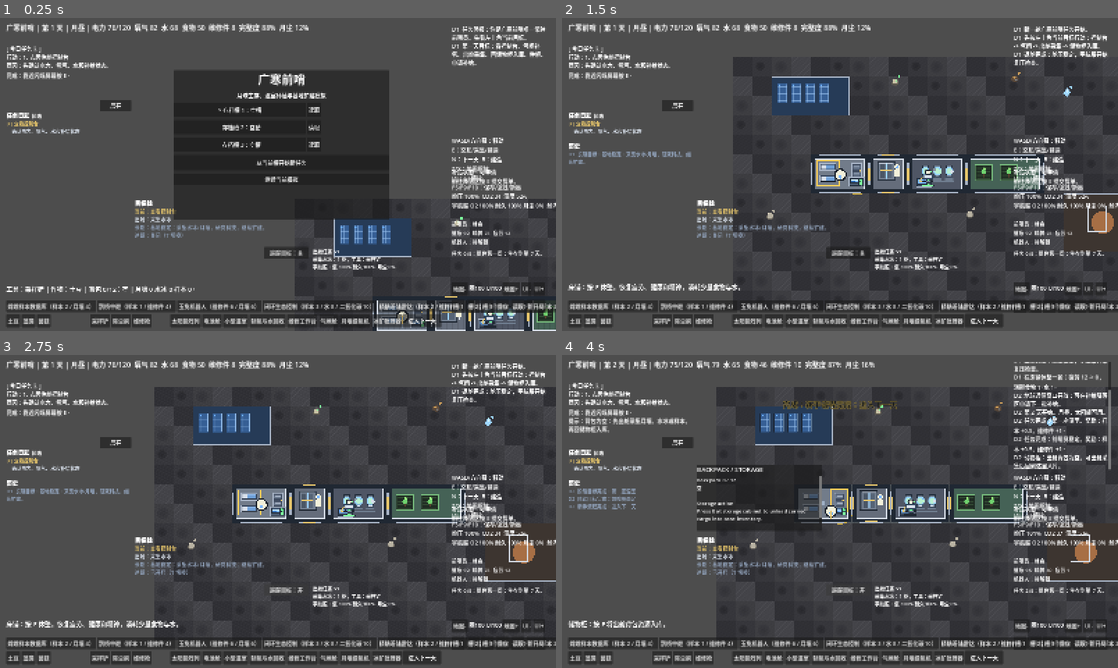
Above: before the commit, frames 1-4 (two rows, left to right).
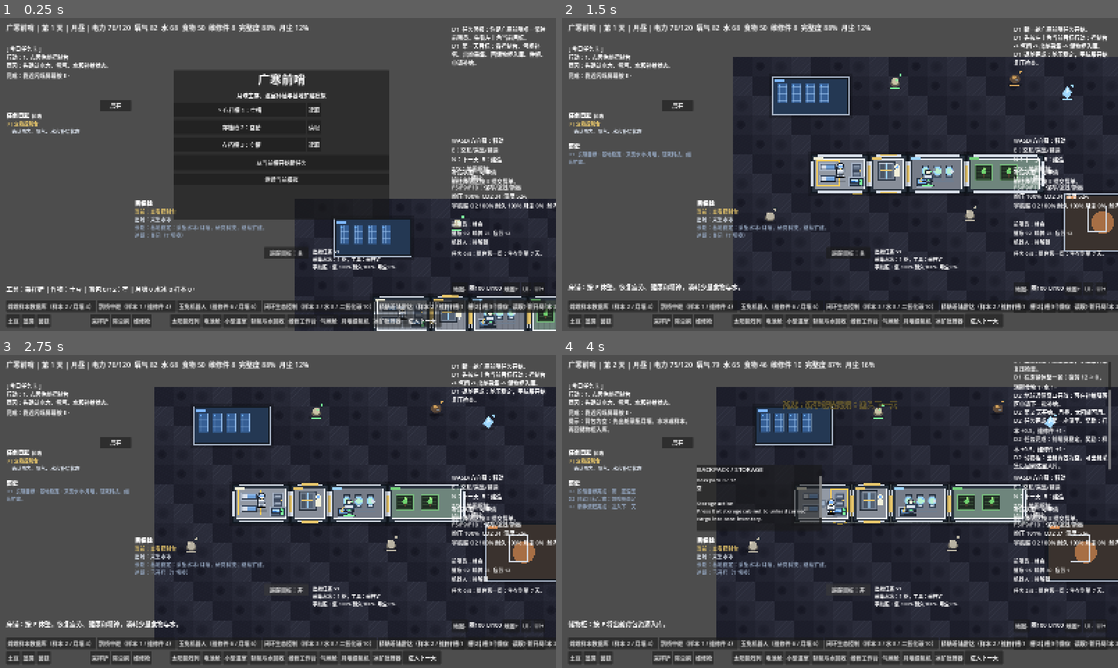
Above: after the commit, the same moments.

Repository: chinnseii/guanghan-outpost
Game: Godot game, scene res://scenes/main.tscn
The game is run twice, just before and just after one commit, with the same random seed, the same clock (stepped at 60 frames per second) and the same inputs.
Inputs:
- Up to frame 1 (0.25 s): no input
- Up to frame 2 (1.5 s): click "从当前槽开始新任务" at 0.5 s; click "知道了，开始执行" at 1.25 s
- Up to frame 3 (2.75 s): click "追踪目标：关" at 2 s
- Up to frame 4 (4 s): hold D (move_right) 2.78-3.53 s; hold E (interact) 2.78-3.53 s; hold S (move_down) from 3.53 s (still down); tap N (advance_day) at 3.6 s; tap E (interact) at 3.8 s

The runs differ from the first frame. In frame 1, 3.9% of the frame differs, in the area x 53-100%, y 57-100%; in frame 2, 8.6%; in frame 3, 12%; in frame 4, 14%, in the area x 27-100%, y 10-92%.

Commit message:
Improve visual readability pass

Diff:
--- a/scripts/audio_feedback.gd
+++ b/scripts/audio_feedback.gd
@@ -2,7 +2,6 @@
 
 var audio_player: AudioStreamPlayer
 var ambient_player: AudioStreamPlayer
-var ambient_playback: AudioStreamGeneratorPlayback
 var ambient_phase := 0.0
 var ambient_enabled := false
 
@@ -39,7 +38,6 @@
 
 func _exit_tree() -> void:
 	ambient_enabled = false
-	ambient_playback = null
 	if is_instance_valid(ambient_player):
 		ambient_player.stop()
 		ambient_player.stream = null
@@ -98,17 +96,19 @@
 	stream.buffer_length = 0.8
 	ambient_player.stream = stream
 	ambient_player.play()
-	ambient_playback = ambient_player.get_stream_playback()
-	ambient_enabled = ambient_playback != null
+	ambient_enabled = ambient_player.get_stream_playback() != null
 	_fill_ambient_hum()
 
 func _fill_ambient_hum() -> void:
-	if ambient_playback == null:
+	if not is_instance_valid(ambient_player):
 		return
-	var frames: int = ambient_playback.get_frames_available()
+	var playback: AudioStreamGeneratorPlayback = ambient_player.get_stream_playback()
+	if playback == null:
+		return
+	var frames: int = playback.get_frames_available()
 	var increment: float = TAU * 72.0 / 11025.0
 	for i in range(frames):
 		var overtone: float = sin(ambient_phase * 0.5) * 0.004
 		var sample: float = sin(ambient_phase) * 0.012 + overtone
-		ambient_playback.push_frame(Vector2(sample, sample))
+		playback.push_frame(Vector2(sample, sample))
 		ambient_phase += increment
--- a/scripts/collectable_visual.gd
+++ b/scripts/collectable_visual.gd
@@ -37,12 +37,14 @@
 		return
 	var item_type := String(item_data.get("type", "regolith"))
 	if highlighted:
-		draw_circle(Vector2.ZERO, 24, Color(1.0, 0.82, 0.25, 0.32))
-		draw_arc(Vector2.ZERO, 26.0, 0.0, TAU, 28, Color("#e7c66b"), 3)
+		draw_circle(Vector2.ZERO, 31, Color(1.0, 0.82, 0.25, 0.22))
+		draw_arc(Vector2.ZERO, 32.0, 0.0, TAU, 32, Color("#e7c66b"), 4)
+	draw_rect(Rect2(Vector2(-20, 15), Vector2(40, 7)), Color(0, 0, 0, 0.22))
 	if textures.has(item_type) and textures[item_type] != null:
-		var size := Vector2(48, 40) if item_type == "supply_pod" else Vector2(32, 32)
+		var size := Vector2(66, 54) if item_type == "supply_pod" else Vector2(44, 44)
 		draw_texture_rect(textures[item_type], Rect2(-size * 0.5, size), false)
 		_draw_status_badge(item_type)
+		_draw_resource_marker(item_type)
 		return
 	var color := Color("#b8b2a2")
 	if item_type == "ice":
@@ -60,6 +62,7 @@
 	draw_circle(Vector2.ZERO, 13, color)
 	draw_circle(Vector2(-4, -4), 4, Color(1, 1, 1, 0.28))
 	_draw_status_badge(item_type)
+	_draw_resource_marker(item_type)
 
 func _draw_status_badge(item_type: String) -> void:
 	var badge_color := Color("#b8b2a2")
@@ -72,4 +75,19 @@
 			badge_color = Color("#7dff9d")
 		"supply_pod":
 			badge_color = Color("#e7c66b")
-	draw_circle(Vector2(12, -14), 4, badge_color)
+	draw_circle(Vector2(16, -18), 6, Color("#202833"))
+	draw_circle(Vector2(16, -18), 4, badge_color)
+
+func _draw_resource_marker(item_type: String) -> void:
+	if item_type == "supply_pod":
+		draw_line(Vector2(0, -30), Vector2(0, -48), Color("#e7c66b"), 3)
+		draw_circle(Vector2(0, -52), 5, Color("#e7c66b"))
+		return
+	var marker_color := Color("#b8b2a2")
+	if item_type == "ice":
+		marker_color = Color("#9fd7ff")
+	elif item_type == "meteor":
+		marker_color = Color("#d1a15b")
+	elif item_type == "sample":
+		marker_color = Color("#7dff9d")
+	draw_line(Vector2(-14, 20), Vector2(14, 20), marker_color, 3)
--- a/scripts/main.gd
+++ b/scripts/main.gd
@@ -29,6 +29,7 @@
 var player_pos := Vector2(300, 420)
 var player_radius := 14.0
 var player_facing := Vector2.DOWN
+var player_moving := false
 var walk_phase := 0.0
 var was_inside := false
 var eva_warning_cooldown := 0.0
@@ -335,6 +336,7 @@
 	current_save_slot = clamp(current_save_slot, 1, SAVE_SLOTS)
 	player_pos = Vector2(300, 420)
 	player_facing = Vector2.DOWN
+	player_moving = false
 	was_inside = false
 	eva_warning_cooldown = 0.0
 	step_audio_cooldown = 0.0
@@ -450,10 +452,11 @@
 	low_o2_warning_cooldown = max(0.0, low_o2_warning_cooldown - delta)
 	step_audio_cooldown = max(0.0, step_audio_cooldown - delta)
 	var input := Input.get_vector("move_left", "move_right", "move_up", "move_down")
+	player_moving = input.length() > 0.01
 	var target_pos := player_pos + input * PLAYER_SPEED * delta
 	if _can_player_move_to(target_pos):
 		player_pos = target_pos
-	if input.length() > 0.01:
+	if player_moving:
 		player_facing = input.normalized()
 		walk_phase += delta * 10.0
 		if step_audio_cooldown <= 0.0:
@@ -833,7 +836,7 @@
 	if is_instance_valid(player_node):
 		player_node.position = player_pos
 		if player_node.has_method("setup"):
-			player_node.call("setup", player_facing, _is_player_inside_pressurized_module(), resources["suit_o2"])
+			player_node.call("setup", player_facing, _is_player_inside_pressurized_module(), resources["suit_o2"], player_moving, walk_phase)
 	if is_instance_valid(robot_node):
 		robot_node.position = robot_pos
 		if robot_node.has_method("setup"):
@@ -913,11 +916,12 @@
 	for tile_x in range(4):
 		for px in range(TILE):
 			for py in range(TILE):
-				var base: float = 0.17 + float(tile_x) * 0.025
-				var grain: float = float((px * 13 + py * 7 + tile_x * 19) % 11) * 0.004
+				var base: float = 0.12 + float(tile_x) * 0.02
+				var grain: float = float((px * 13 + py * 7 + tile_x * 19) % 11) * 0.003
 				var crater: float = _tile_crater_shadow(tile_x, px, py)
-				var shade: float = clamp(base + grain + crater, 0.06, 0.34)
-				image.set_pixel(tile_x * TILE + px, py, Color(shade, shade, shade + 0.018, 1.0))
+				var shade: float = clamp(base + grain + crater, 0.04, 0.28)
+				var cool: float = shade + 0.035
+				image.set_pixel(tile_x * TILE + px, py, Color(shade * 0.86, shade * 0.90, cool, 1.0))
 	var texture: ImageTexture = ImageTexture.create_from_image(image)
 	var source: TileSetAtlasSource = TileSetAtlasSource.new()
 	source.texture = texture
@@ -934,10 +938,10 @@
 	for tile_x in range(3):
 		for px in range(TILE):
 			for py in range(TILE):
-				var seam := 0.055 if px < 2 or py < 2 else 0.0
-				var stripe := 0.035 if (px + tile_x * 9) % 16 < 3 else 0.0
-				var base := 0.24 + float(tile_x) * 0.035 + seam + stripe
-				image.set_pixel(tile_x * TILE + px, py, Color(base, base + 0.025, base + 0.045, 1.0))
+				var seam := 0.09 if px < 2 or py < 2 else 0.0
+				var stripe := 0.045 if (px + tile_x * 9) % 16 < 3 else 0.0
+				var base := 0.34 + float(tile_x) * 0.035 + seam + stripe
+				image.set_pixel(tile_x * TILE + px, py, Color(base, base + 0.035, base + 0.055, 1.0))
 	var texture: ImageTexture = ImageTexture.create_from_image(image)
 	var source: TileSetAtlasSource = TileSetAtlasSource.new()
 	source.texture = texture
--- a/scripts/module_visual.gd
+++ b/scripts/module_visual.gd
@@ -63,27 +63,34 @@
 	var size: Vector2i = module_def["size"]
 	var rect := Rect2(Vector2.ZERO, Vector2(size.x * TILE - 2, size.y * TILE - 2))
 	var fill: Color = module_def["color"]
+	draw_rect(rect.grow(9), Color(0, 0, 0, 0.20))
 	if highlighted:
-		draw_rect(rect.grow(5), Color("#e7c66b"), false, 3)
+		draw_rect(rect.grow(8), Color(1.0, 0.82, 0.25, 0.22))
+		draw_rect(rect.grow(6), Color("#e7c66b"), false, 4)
 	if module_data.get("leaking", false):
-		draw_rect(rect.grow(7), Color("#ff5a5a"), false, 4)
+		draw_rect(rect.grow(10), Color(1.0, 0.2, 0.16, 0.22))
+		draw_rect(rect.grow(8), Color("#ff5a5a"), false, 5)
 	_draw_hull(rect, fill)
 	_draw_details(String(module_data["type"]), rect)
 
 func _draw_hull(rect: Rect2, fill: Color) -> void:
 	var module_type := String(module_data["type"])
 	if module_type in ["solar", "supply", "regolith_plant", "ice_processor"]:
-		draw_rect(rect, fill)
-		draw_rect(rect, Color("#a7b3c5"), false, 2)
+		draw_rect(rect, Color("#151b23"))
+		draw_rect(rect.grow(-5), fill.darkened(0.05))
+		draw_rect(rect, Color("#a7b3c5"), false, 3)
+		_draw_module_badge(rect, module_type)
 		return
 	var inner := rect.grow(-12.0)
-	draw_rect(rect, Color("#202833"))
-	_draw_pixel_floor(inner, fill.lightened(0.15))
-	draw_line(Vector2(rect.position.x + 22, rect.position.y), Vector2(rect.end.x - 22, rect.position.y), Color("#a7b3c5"), 3)
-	draw_line(Vector2(rect.position.x + 22, rect.end.y), Vector2(rect.end.x - 22, rect.end.y), Color("#a7b3c5"), 3)
-	draw_line(Vector2(rect.position.x, rect.position.y + 22), Vector2(rect.position.x, rect.end.y - 22), Color("#a7b3c5"), 3)
-	draw_line(Vector2(rect.end.x, rect.position.y + 22), Vector2(rect.end.x, rect.end.y - 22), Color("#a7b3c5"), 3)
-	draw_rect(inner, Color("#d7dee8"), false, 2)
+	draw_rect(rect, Color("#111820"))
+	draw_rect(rect.grow(-4), Color("#2b3440"))
+	_draw_pixel_floor(inner, fill.lightened(0.34))
+	draw_line(Vector2(rect.position.x + 18, rect.position.y + 3), Vector2(rect.end.x - 18, rect.position.y + 3), Color("#d7dee8"), 5)
+	draw_line(Vector2(rect.position.x + 18, rect.end.y - 3), Vector2(rect.end.x - 18, rect.end.y - 3), Color("#d7dee8"), 5)
+	draw_line(Vector2(rect.position.x + 3, rect.position.y + 18), Vector2(rect.position.x + 3, rect.end.y - 18), Color("#d7dee8"), 5)
+	draw_line(Vector2(rect.end.x - 3, rect.position.y + 18), Vector2(rect.end.x - 3, rect.end.y - 18), Color("#d7dee8"), 5)
+	draw_rect(inner, Color("#eef3f8"), false, 2)
+	_draw_module_badge(rect, module_type)
 	_draw_door_markers(rect)
 
 func _draw_pixel_floor(rect: Rect2, color: Color) -> void:
@@ -98,13 +105,32 @@
 	var door := Color("#e7c66b")
 	var doors: Array = module_data.get("doors", [])
 	if doors.has("top"):
-		draw_line(Vector2(center.x - 18, rect.position.y + 2), Vector2(center.x + 18, rect.position.y + 2), door, 4)
+		draw_line(Vector2(center.x - 24, rect.position.y + 1), Vector2(center.x + 24, rect.position.y + 1), door, 7)
 	if doors.has("bottom"):
-		draw_line(Vector2(center.x - 18, rect.end.y - 2), Vector2(center.x + 18, rect.end.y - 2), door, 4)
+		draw_line(Vector2(center.x - 24, rect.end.y - 1), Vector2(center.x + 24, rect.end.y - 1), door, 7)
 	if doors.has("left"):
-		draw_line(Vector2(rect.position.x + 2, center.y - 18), Vector2(rect.position.x + 2, center.y + 18), door, 4)
+		draw_line(Vector2(rect.position.x + 1, center.y - 24), Vector2(rect.position.x + 1, center.y + 24), door, 7)
 	if doors.has("right"):
-		draw_line(Vector2(rect.end.x - 2, center.y - 18), Vector2(rect.end.x - 2, center.y + 18), door, 4)
+		draw_line(Vector2(rect.end.x - 1, center.y - 24), Vector2(rect.end.x - 1, center.y + 24), door, 7)
+
+func _draw_module_badge(rect: Rect2, module_type: String) -> void:
+	var color := Color("#8fa0b8")
+	match module_type:
+		"hab":
+			color = Color("#f2f0da")
+		"airlock":
+			color = Color("#e7c66b")
+		"greenhouse":
+			color = Color("#74d07b")
+		"life_support":
+			color = Color("#9fd7ff")
+		"workshop":
+			color = Color("#d1a15b")
+		"solar":
+			color = Color("#7fb8ff")
+		"supply":
+			color = Color("#d68b52")
+	draw_rect(Rect2(rect.position + Vector2(8, 8), Vector2(28, 7)), color)
 
 func _draw_details(module_type: String, rect: Rect2) -> void:
 	if module_type == "greenhouse":
--- a/scripts/player_visual.gd
+++ b/scripts/player_visual.gd
@@ -1,24 +1,72 @@
 extends Node2D
+
+const ASTRONAUT_TEXTURE_PATH := "res://assets/sprites/player/astronaut_walk.png"
+const FRAME_SIZE := Vector2(40, 56)
 
 var facing := Vector2.DOWN
 var inside := false
 var suit_o2 := 100.0
+var moving := false
+var walk_phase := 0.0
+var astronaut_texture: Texture2D
 
-func setup(new_facing: Vector2, new_inside: bool, new_suit_o2: float) -> void:
+func _ready() -> void:
+	astronaut_texture = _load_png_texture(ASTRONAUT_TEXTURE_PATH)
+
+func setup(new_facing: Vector2, new_inside: bool, new_suit_o2: float, is_moving: bool = false, new_walk_phase: float = 0.0) -> void:
 	facing = new_facing
 	inside = new_inside
 	suit_o2 = new_suit_o2
+	moving = is_moving
+	walk_phase = new_walk_phase
 	queue_redraw()
 
+func _load_png_texture(path: String) -> Texture2D:
+	if FileAccess.file_exists("%s.import" % path):
+		var imported: Resource = ResourceLoader.load(path)
+		if imported is Texture2D:
+			return imported as Texture2D
+	var image: Image = Image.load_from_file(ProjectSettings.globalize_path(path))
+	if image == null or image.is_empty():
+		return null
+	return ImageTexture.create_from_image(image)
+
 func _draw() -> void:
+	if astronaut_texture != null:
+		_draw_astronaut_sprite()
+		return
 	var visor_color := Color("#7fb8ff") if suit_o2 > 25.0 else Color("#ff8a6b")
 	var suit_color := Color("#f2f0da") if inside else Color("#e8edf5")
 	var side := Vector2(-facing.y, facing.x)
-	draw_circle(-side * 7 + Vector2(0, 2), 5, Color("#303846"))
-	draw_circle(side * 7 + Vector2(0, -2), 5, Color("#303846"))
-	draw_circle(Vector2.ZERO, 18, Color("#1b222d"))
-	draw_circle(Vector2.ZERO, 14, suit_color)
-	draw_circle(facing * 6, 5, visor_color)
-	draw_line(Vector2.ZERO, facing * 22, Color("#e7c66b"), 2)
+	draw_rect(Rect2(Vector2(-18, 15), Vector2(36, 7)), Color(0, 0, 0, 0.18))
+	draw_circle(-side * 8 + Vector2(0, 5), 6, Color("#303846"))
+	draw_circle(side * 8 + Vector2(0, 1), 6, Color("#303846"))
+	draw_circle(Vector2.ZERO, 21, Color("#1b222d"))
+	draw_circle(Vector2.ZERO, 16, suit_color)
+	draw_rect(Rect2(Vector2(-10, 10), Vector2(20, 8)), Color("#9faabb"))
+	draw_circle(facing * 7, 6, visor_color)
+	draw_line(Vector2.ZERO, facing * 26, Color("#e7c66b"), 3)
 	if not inside:
-		draw_arc(Vector2.ZERO, 23, -1.2, 1.2, 24, Color("#8fd7ff", 0.35), 2)
+		draw_arc(Vector2.ZERO, 27, -1.2, 1.2, 24, Color("#8fd7ff", 0.45), 3)
+		draw_rect(Rect2(Vector2(-7, 17), Vector2(14, 8)), Color("#6f7d8f"))
+
+func _draw_astronaut_sprite() -> void:
+	var row := _direction_row()
+	var frame := 0
+	if moving:
+		frame = int(floor(walk_phase / 4.0)) % 2
+	var source := Rect2(Vector2(frame * FRAME_SIZE.x, row * FRAME_SIZE.y), FRAME_SIZE)
+	var dest := Rect2(Vector2(-FRAME_SIZE.x * 0.5, -FRAME_SIZE.y + 16), FRAME_SIZE)
+	draw_rect(Rect2(Vector2(-16, 15), Vector2(32, 6)), Color(0, 0, 0, 0.18))
+	draw_texture_rect_region(astronaut_texture, dest, source)
+	if suit_o2 <= 25.0:
+		draw_arc(Vector2(0, -20), 17.0, 0.0, TAU, 24, Color("#ff8a6b"), 3)
+	if not inside:
+		draw_arc(Vector2(0, -17), 25.0, -1.25, 1.25, 24, Color("#8fd7ff", 0.42), 3)
+
+func _direction_row() -> int:
+	if abs(facing.x) > abs(facing.y):
+		return 2 if facing.x > 0.0 else 1
+	if facing.y < 0.0:
+		return 3
+	return 0
Not shown, added: assets/sprites/collectables/ice_node.png.import
Not shown, added: assets/sprites/collectables/meteor_node.png.import
Not shown, added: assets/sprites/collectables/regolith_node.png.import
Not shown, added: assets/sprites/collectables/sample_node.png.import
Not shown, added: assets/sprites/collectables/supply_pod.png.import
Not shown, added: assets/sprites/facilities/airlock_door.png.import
Not shown, added: assets/sprites/facilities/greenhouse_bed.png.import
Not shown, added: assets/sprites/facilities/life_support_tank.png.import
Not shown, added: assets/sprites/facilities/solar_panel.png.import
Binary file added: assets/sprites/player/astronaut_walk.png
Not shown, added: assets/sprites/robots/hauler_bot.png.import
Not shown, added: assets/sprites/robots/maintenance_bot.png.import
(and 3 more such lines)
